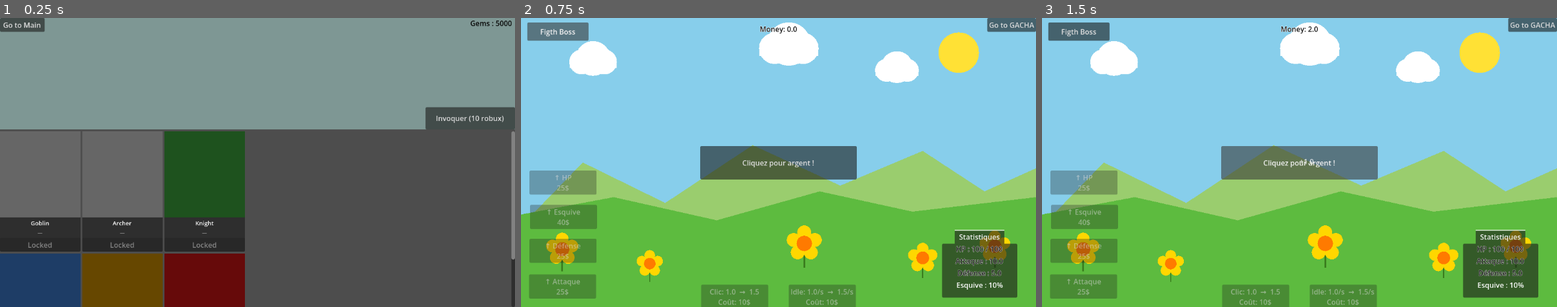
Above: before the commit, frames 1-3 (left to right).
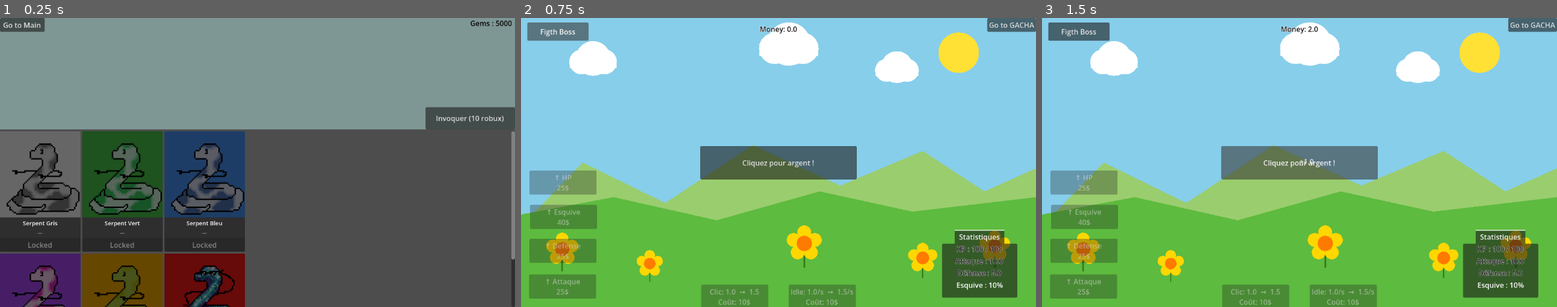
Above: after the commit, the same moments.

Repository: XeyNox/Snakdle
Game: Godot game, scene res://Scenes/GachaUI.tscn
Two runs of this game, one before a commit and one after it. Both use one fixed random seed, a clock stepped at 60 frames per second and the inputs below. This scene is started directly instead of the project's main scene.
Inputs:
- Up to frame 1 (0.25 s): no input
- Up to frame 2 (0.75 s): click "Go to Main" at 0.5 s
- Up to frame 3 (1.5 s): click "Cliquez pour argent !" at 1.25 s

The runs differ from the first frame. In frame 1, 14% of the frame differs, in the area x 0-48%, y 39-100%; in frame 2, nothing differs; in frame 3, nothing differs.

Commit message:
feat : display picture

Diff:
--- a/Scenes/GachaUI.tscn
+++ b/Scenes/GachaUI.tscn
@@ -76,6 +76,11 @@
 size_flags_horizontal = 8
 text = "Invoquer (10 robux)"
 
+[node name="ResultImage" type="TextureRect" parent="VBoxContainer/ColorRect" unique_id=47999778]
+layout_mode = 0
+offset_right = 40.0
+offset_bottom = 40.0
+
 [node name="ScrollContainer" type="ScrollContainer" parent="VBoxContainer" unique_id=231507619]
 layout_mode = 2
 size_flags_vertical = 3
--- a/Scripts/GachaManager.gd
+++ b/Scripts/GachaManager.gd
@@ -5,12 +5,12 @@
 const MAX_LEVEL: int = 999
 
 const CHARACTERS = [
-	{ "name": "Goblin",   "rarity": "Common",       "weight": 60, "bonus": { "gold_multiplier": 0.1 } },
-	{ "name": "Archer",   "rarity": "Common",        "weight": 60, "bonus": { "atq": 5.0 } },
-	{ "name": "Knight",   "rarity": "Uncommun",      "weight": 25, "bonus": { "def": 10.0 } },
-	{ "name": "Mage",     "rarity": "Rare",          "weight": 25, "bonus": { "gold_multiplier": 0.25 } },
-	{ "name": "Dragon",   "rarity": "Legendary",     "weight": 8,  "bonus": { "gold_multiplier": 0.5 } },
-	{ "name": "Phoenix",  "rarity": "FrenchMonster", "weight": 2,  "bonus": { "atq": 50.0, "gold_multiplier": 1.0 } },
+	{ "name": "Serpent Gris",   "rarity": "Common",       "weight": 60, "bonus": { "gold_multiplier": 0.1 }, "image":"res://assets/serpent_gris.png" },
+	{ "name": "Serpent Vert",   "rarity": "Uncommon",        "weight": 60, "bonus": { "atq": 5.0 }, "image":"res://assets/serpent_uncommun.png" },
+	{ "name": "Serpent Bleu",   "rarity": "Rare",      "weight": 25, "bonus": { "def": 10.0 }, "image":"res://assets/serpent_rare.png" },
+	{ "name": "Serpent Violet",     "rarity": "Epic",          "weight": 25, "bonus": { "gold_multiplier": 0.25 }, "image":"res://assets/serpent_epic.png" },
+	{ "name": "Serpent Doré",   "rarity": "Legendary",     "weight": 8,  "bonus": { "gold_multiplier": 0.5 }, "image":"res://assets/serpent_gold.png" },
+	{ "name": "Serpent Monstre",  "rarity": "FrenchMonster", "weight": 2,  "bonus": { "atq": 50.0, "gold_multiplier": 1.0 }, "image":"res://assets/serpent_frenchmonster.png" },
 ]
 
 var collection: Dictionary = {}
--- a/Scripts/gacha_ui.gd
+++ b/Scripts/gacha_ui.gd
@@ -3,13 +3,14 @@
 @onready var gems_label = $VBoxContainer/ColorRect/GemsLabel
 @onready var pull_button = $VBoxContainer/ColorRect/PullButton
 @onready var result_label = $VBoxContainer/ColorRect/ResultLabel
+@onready var result_image = $VBoxContainer/ColorRect/ResultImage
 @onready var grid = $VBoxContainer/ScrollContainer/GridContainer
 
 const SkinCard = preload("res://Scenes/SkinCard.tscn")
 
 const RARITY_COLORS = {
 	"Common":       Color.WHITE,
-	"Uncommun":     Color(0.3, 0.8, 0.3),
+	"Uncommon":     Color(0.3, 0.8, 0.3),
 	"Rare":         Color(0.3, 0.6, 1.0),
 	"Epic":         Color(0.7, 0.3, 1.0),
 	"Legendary":    Color(1.0, 0.7, 0.0),
@@ -38,8 +39,13 @@
 		result_label.modulate = Color.RED
 
 func _on_pull_done(character: Dictionary):
-	result_label.text = "[%s] %s" % [character["rarity"], character["name"]]
+
 	result_label.modulate = RARITY_COLORS[character["rarity"]]
+
+	var tex = load(character["image"])
+	if tex:
+		result_image.texture = tex
+
 	_refresh_collection()
 
 func _on_gems_changed(amount: int):
--- a/Scripts/skin_card.gd
+++ b/Scripts/skin_card.gd
@@ -9,7 +9,7 @@
 
 const RARITY_COLORS = {
 	"Common":        Color.WHITE,
-	"Uncommun":      Color(0.3, 0.8, 0.3),
+	"Uncommon":      Color(0.3, 0.8, 0.3),
 	"Rare":          Color(0.3, 0.6, 1.0),
 	"Epic":          Color(0.7, 0.3, 1.0),
 	"Legendary":     Color(1.0, 0.7, 0.0),
@@ -22,10 +22,24 @@
 	_char_name = character["name"]
 	name_label.text = character["name"]
 	color_rect.color = RARITY_COLORS[character["rarity"]]
-	equip_button.pressed.connect(_on_equip_pressed)
+
+	# Charger l'image si elle existe
+	if character.has("image"):
+		var tex = load(character["image"])
+		if tex:
+			# Chercher ou créer un TextureRect dans le ColorRect
+			var tr = color_rect.get_node_or_null("TextureRect")
+			if tr == null:
+				tr = TextureRect.new()
+				tr.name = "TextureRect"
+				tr.set_anchors_and_offsets_preset(Control.PRESET_FULL_RECT)
+				tr.expand_mode = TextureRect.EXPAND_FIT_WIDTH_PROPORTIONAL
+				tr.stretch_mode = TextureRect.STRETCH_KEEP_ASPECT_CENTERED
+				color_rect.add_child(tr)
+			tr.texture = tex
+
+	_refresh()
 	GachaManager.collection_updated.connect(_on_collection_updated)
-	GachaManager.skin_equipped.connect(_on_skin_equipped)
-	_refresh()
 
 func _refresh() -> void:
 	var entry = GachaManager.get_entry(_char_name)
Binary file added: assets/serpent_epic.png
Not shown, added: assets/serpent_epic.png.import
Binary file added: assets/serpent_frenchmonster.png
Not shown, added: assets/serpent_frenchmonster.png.import
Binary file added: assets/serpent_gold.png
Not shown, added: assets/serpent_gold.png.import
Binary file added: assets/serpent_gris.png
Not shown, added: assets/serpent_gris.png.import
Binary file added: assets/serpent_rare.png
Not shown, added: assets/serpent_rare.png.import
Binary file added: assets/serpent_uncommun.png
Not shown, added: assets/serpent_uncommun.png.import
